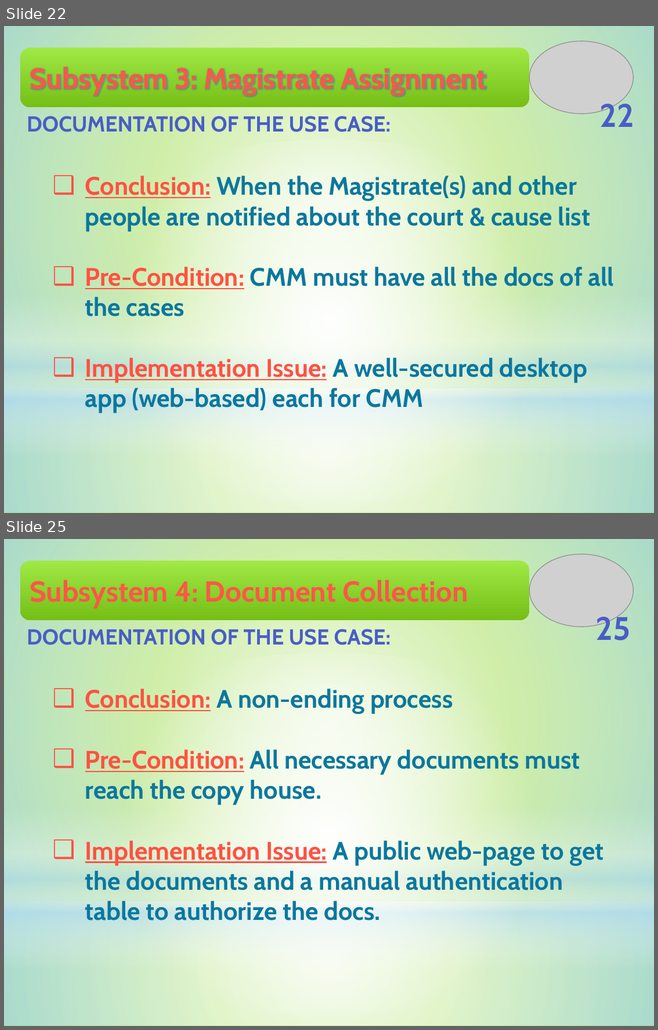
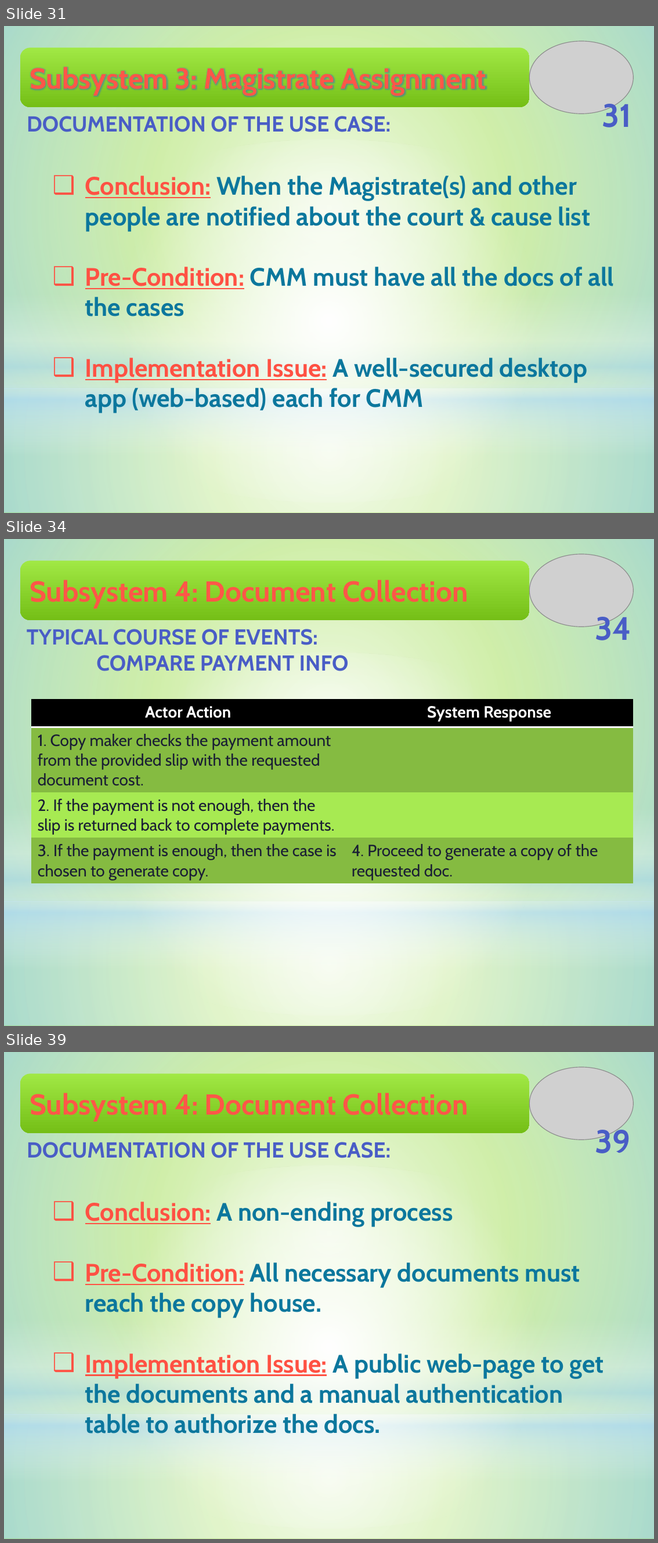
Before and after one commit to Touhid18/CSE308-Management_of_Judicial_System-1005009_1005014_1005018_1005023_1005029, a slide deck: final/2_Use_Case.pptx. Shown one above the other, each under a label of ours: slides 22 and 25 before the commit, slides 31, 34 and 39 after it; the slides between them are not shown. The pictures are 658x1030 and 658x1543 pixels, drawn with LibreOffice and Linux fonts; fonts in the diff are those of the drawing; grey boxes stand for pictures. Boxes give left, top, right and bottom in pixels: in the first picture for what was removed or moved away, otherwise in the second. Text is boxed around its words. In the diff, an @@ line names an element or a change of style, - is before the commit and + after.

```diff
--- a/final/2_Use_Case.pptx
+++ b/final/2_Use_Case.pptx
@@ slide 34 added at <box>4,539,654,1026</box>, background #81D31A; not listed: 4 template elements that a slide beside it also shows @@
@@ picture added at <box>529,554,633,627</box> @@
@@ rounded rectangle added at <box>20,560,529,620</box>, fill gradient #A0E844 to #75C016, 32 pt, text gradient #FF6155 to #FF5748 to #EF3718, bold @@
+Subsystem 4: Document Collection
@@ page number added at <box>594,612,631,641</box>, 36 pt, text gradient #717FD2 to #4A5EC6 to #324CB5 to #31479D to #30469A, bold @@
+34
@@ text added at <box>27,629,349,671</box>, 24 pt, text gradient #717FD2 to #4A5EC6 to #324CB5 to #31479D to #30469A, bold @@
+TYPICAL COURSE OF EVENTS:
+COMPARE PAYMENT INFO
@@ table added at <box>31,699,633,903</box>, 4 rows, 2 columns @@
+Actor Action | System Response
+1. Copy maker checks the payment amount from the provided slip with the requested document cost. | 
+2. If the payment is not enough, then the slip is returned back to complete payments. | 
+3. If the payment is enough, then the case is chosen to generate copy. | 4. Proceed to generate a copy of the requested doc.
@@ what was slide 22 is now slide 31 @@
@@ page number at <box>602,99,632,128</box>: text changed @@
-22
+31
@@ what was slide 25 is now slide 39 @@
@@ page number at <box>595,1125,631,1154</box>: text changed @@
-25
+39
```
Also in this commit, not shown: 7 slides changed, 16 other slides added, 1 slide removed, 7 other files.
